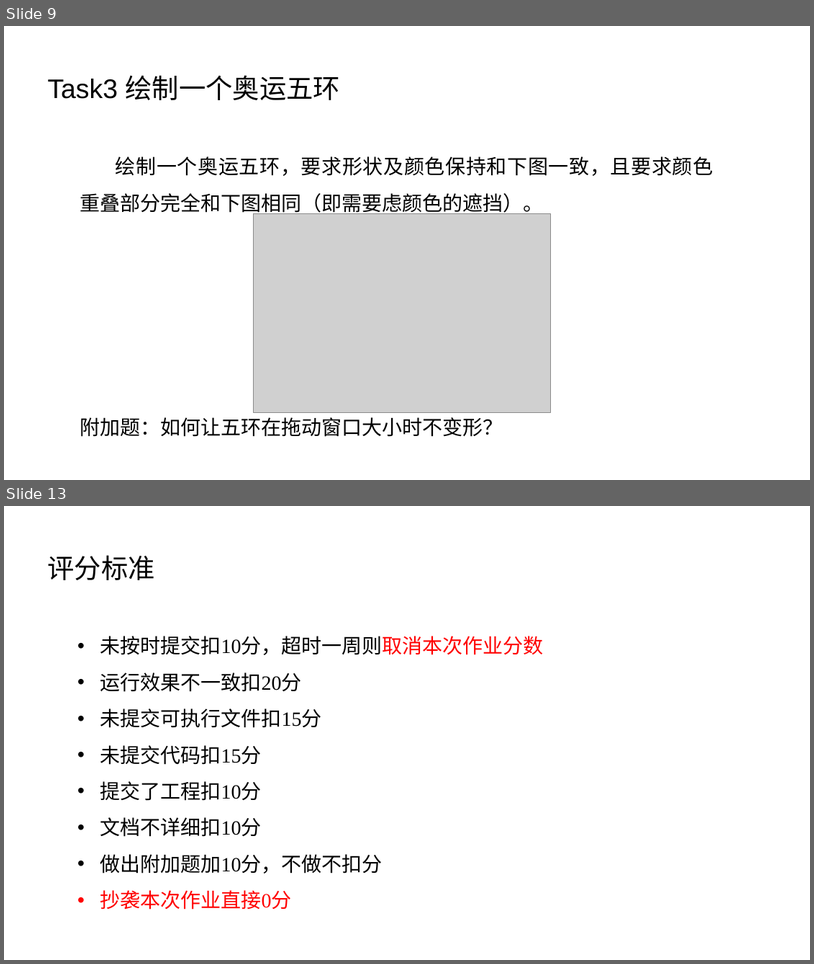
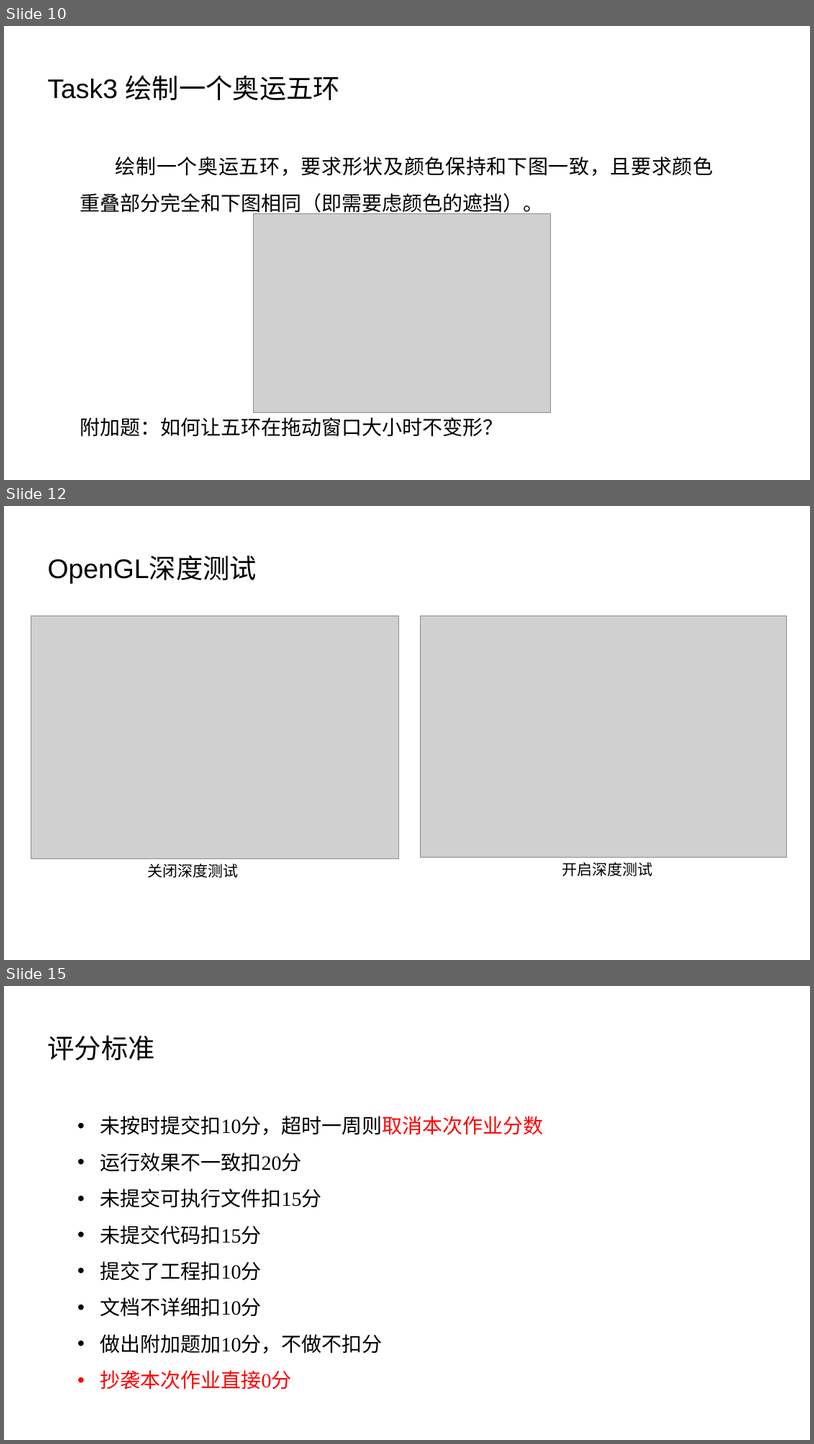
Before and after one commit to kirisaaame/XMU_DMT_Learning, a slide deck: 计算机图形学/实验/实验1/实验1.pptx. Shown one above the other, each under a label of ours: slides 9 and 13 before the commit, slides 10, 12 and 15 after it; the slides between them are not shown. The pictures are 814x964 and 814x1444 pixels, drawn with LibreOffice and Linux fonts; fonts in the diff are those of the drawing; grey boxes stand for pictures. Boxes give left, top, right and bottom in pixels: in the first picture for what was removed or moved away, otherwise in the second. Text is boxed around its words. In the diff, an @@ line names an element or a change of style, - is before the commit and + after.

```diff
--- a/计算机图形学/实验/实验1/实验1.pptx
+++ b/计算机图形学/实验/实验1/实验1.pptx
@@ slide 12 added at box(4, 506, 810, 960), background #FFFFFF @@
@@ text added at box(48, 556, 257, 583), 32 pt, text #000000 @@
+OpenGL深度测试
@@ picture added at box(31, 615, 399, 858) @@
@@ picture added at box(421, 615, 787, 857) @@
@@ text added at box(148, 863, 239, 878), 18 pt, text #000000 @@
+关闭深度测试
@@ text added at box(563, 862, 653, 876), 18 pt, text #000000 @@
+开启深度测试
@@ what was slide 9 is now slide 10 @@
@@ what was slide 13 is now slide 15 @@
```
Also in this commit, not shown: 5 slides changed, 1 other slide added, 14 other files.
